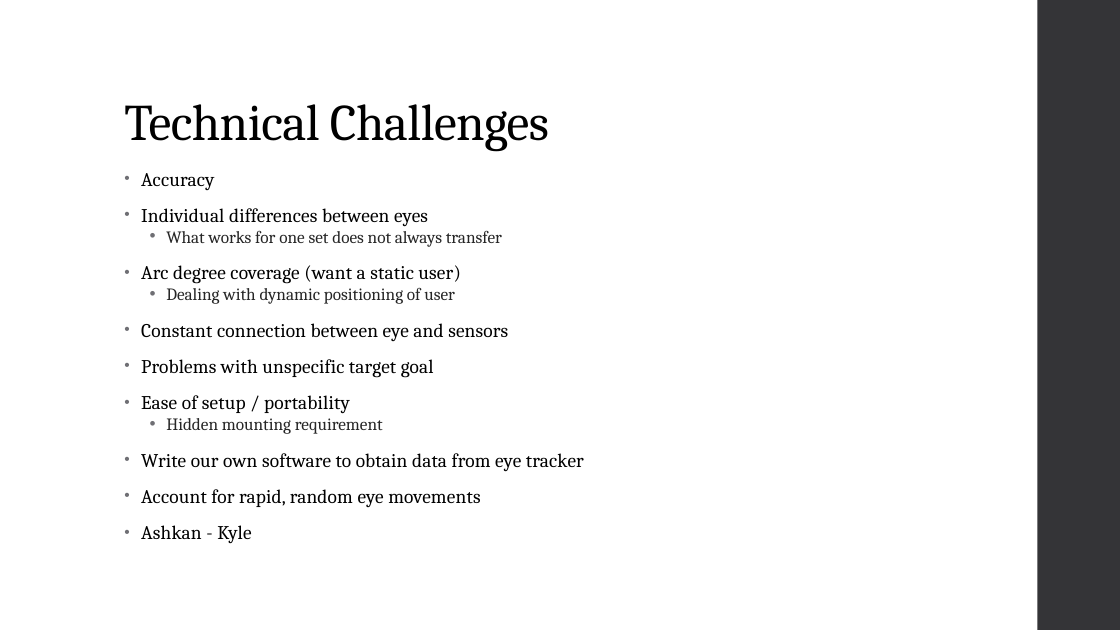
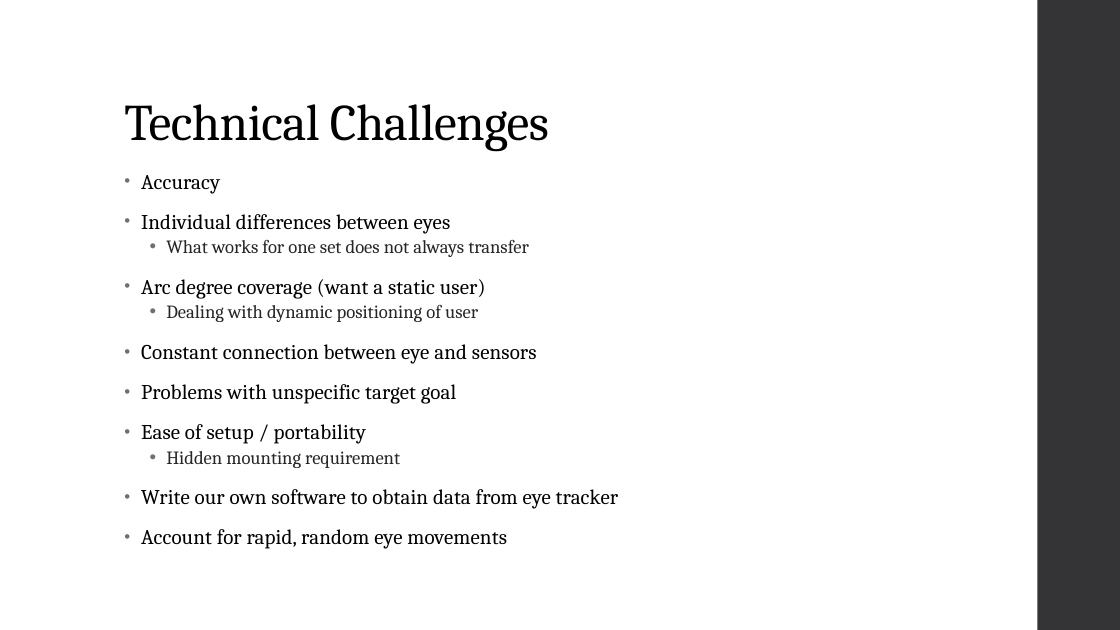
Before and after one commit to diederichk/StepCounter, a slide deck: slide 4 of ProposalPresentation/Proposal.pptx (slide 3 before the commit). Drawn at 1120x630 pixels with LibreOffice and Linux fonts; fonts in the diff are those of the drawing. Boxes give left, top, right and bottom in pixels: in the first picture for what was removed or moved away, otherwise in the second. Text is boxed around its words. In the diff, an @@ line names an element or a change of style, - is before the commit and + after.

Commit message:
Proposal Updates
Maybe still missing story problem statement overview.

```diff
--- a/ProposalPresentation/Proposal.pptx
+++ b/ProposalPresentation/Proposal.pptx
@@ text "Accuracy" at box(141, 175, 618, 549): size 16.6 to 18 pt in "Accuracy", "Individual differences between eyes", "Arc degree coverage (want a static user)", "Constant connection between eye and sensors" and 4 more places; size 14.8 to 16 pt in "What works for one set does not ...", "Dealing with dynamic positioning of user", "Hidden mounting requirement"; line spacing 0.75 to 0.85; line spacing 0.7 to 0.8 @@
@@ text at box(141, 525, 251, 544): paragraph removed @@
-• Ashkan - Kyle
```
Also in this commit, not shown: 1 other slide changed, 1 slide added.
